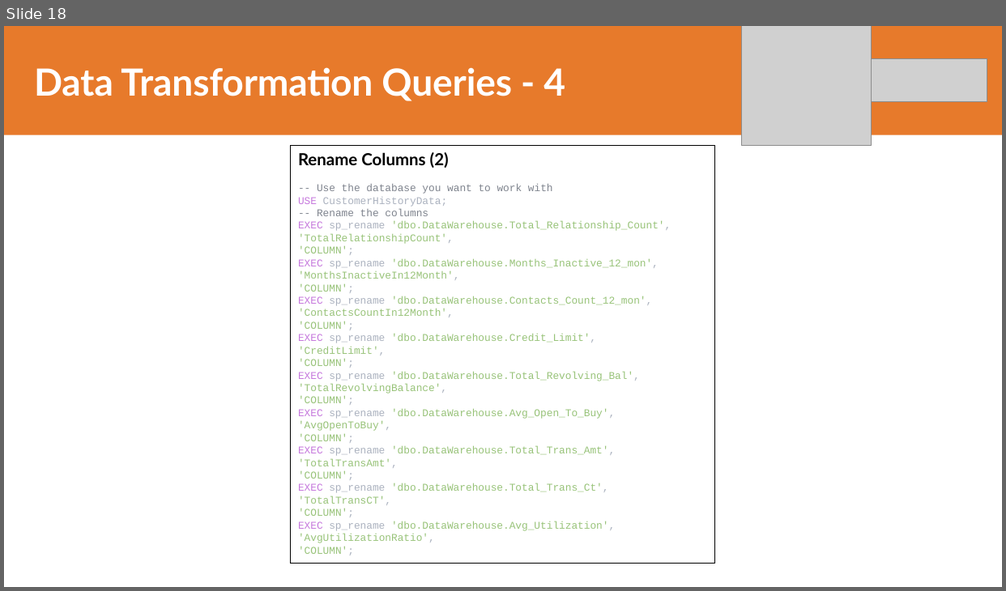
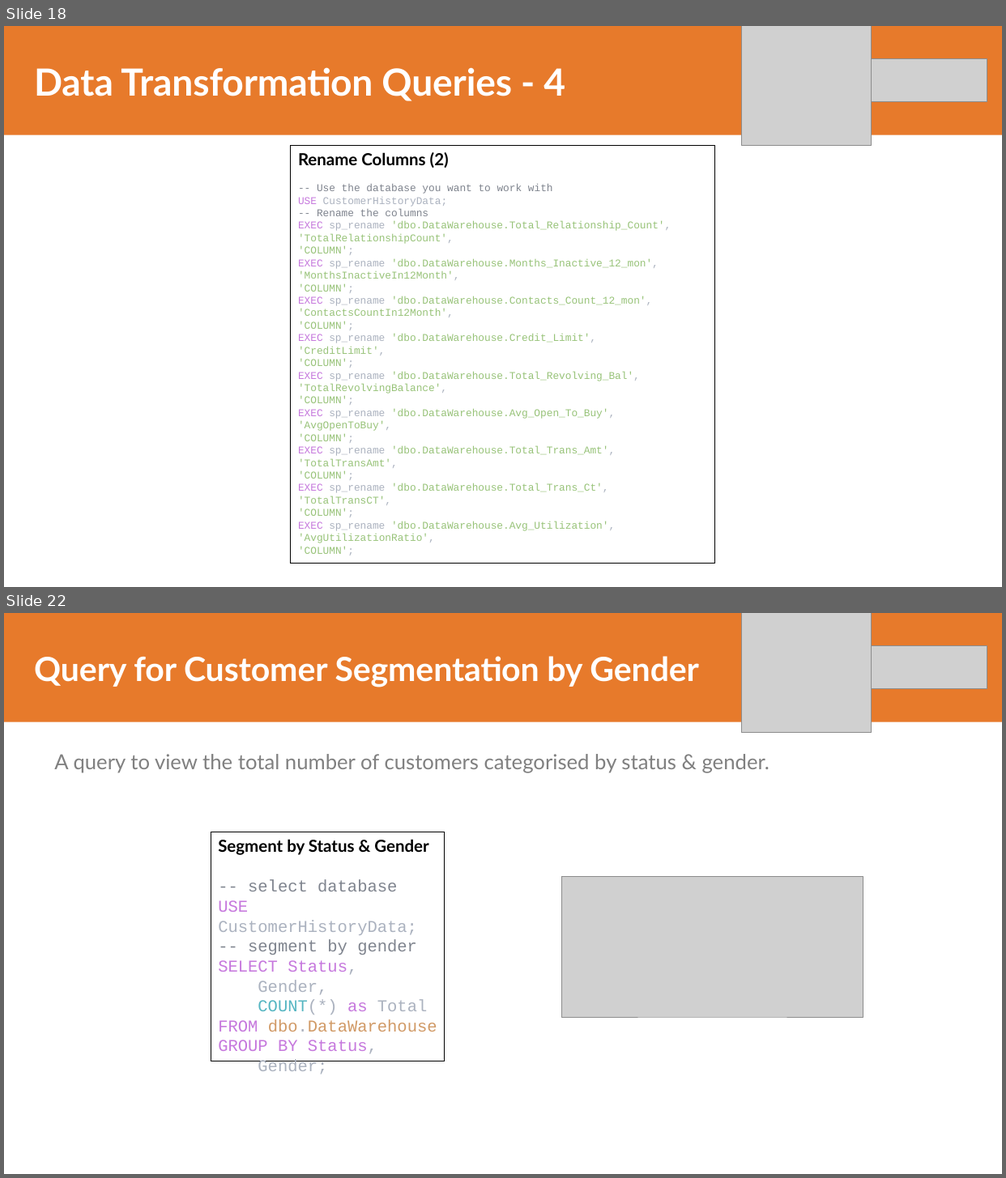
Before and after one commit to adrn-mm/final-project-VIX-DE-BTPN, a slide deck: reports/Adrian Maulana Muhammad_TASK_5_DATA_ENGINEER_VIX_BTPNS.pptx. Shown one above the other, each under a label of ours: slide 18 before the commit, slides 18 and 22 after it; the slides between them are not shown. The pictures are 1006x591 and 1006x1178 pixels, drawn with LibreOffice and Linux fonts; fonts in the diff are those of the drawing; grey boxes stand for pictures. Boxes give left, top, right and bottom in pixels: in the first picture for what was removed or moved away, otherwise in the second. Text is boxed around its words. In the diff, an @@ line names an element or a change of style, - is before the commit and + after.

Commit message:
Finalizing the customer segmentation task

```diff
--- a/reports/Adrian Maulana Muhammad_TASK_5_DATA_ENGINEER_VIX_BTPNS.pptx
+++ b/reports/Adrian Maulana Muhammad_TASK_5_DATA_ENGINEER_VIX_BTPNS.pptx
@@ slide 22 added at (4,613,1002,1174), background #FFFFFF @@
@@ freeform shape added at (4,613,1002,722), fill #E77A2B @@
@@ picture added at (741,613,872,732) @@
@@ title added at (34,656,699,688), 32 pt, text #FFFFFF, bold @@
+Query for Customer Segmentation by Gender
@@ picture added at (872,646,987,688) @@
@@ text added at (54,754,769,773), 20 pt, text #808080 @@
+A query to view the total number of customers categorised by status & gender.
@@ rectangle added at (211,833,444,1062), outline #000000 0.75 pt, 16 pt, text #ABB2BF @@
+Segment by Status & Gender
+-- select database
+USE CustomerHistoryData;
+-- segment by gender
+SELECT Status,
+Gender,
+COUNT(*) as Total
+FROM dbo.DataWarehouse
+GROUP BY Status,
+Gender;
@@ picture added at (562,876,863,1017) @@
```
Also in this commit, not shown: 7 slides changed, 22 other slides added, 36 other files.
